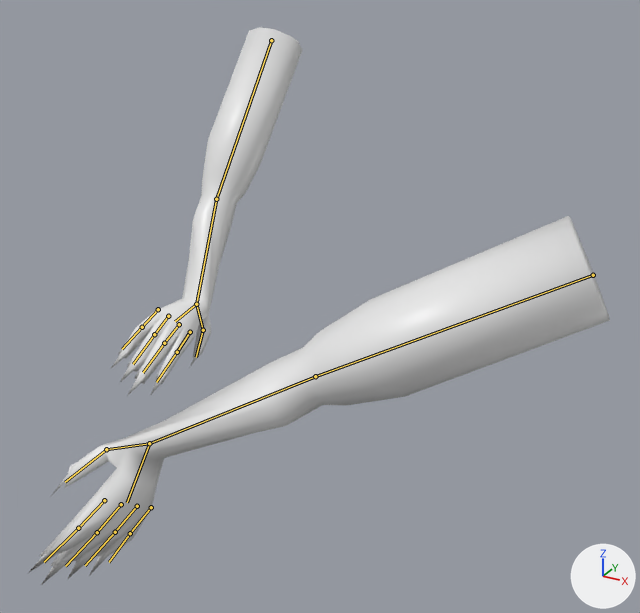
The Blender file Game/Assets/Models/wolfhands.blend: old version first, new version second.
Before and after are seen from a 50 mm camera at (10.06, -18.57, 3.08) aimed at (1.0, -2.11, -5.15). Lighting does not change. The marker at lower right points along +X, +Y and +Z. Both versions are drawn at frame 49 of the action 'ArmatureAction'; the numbers are the values there. The bones that bend it are drawn over the model as lines.
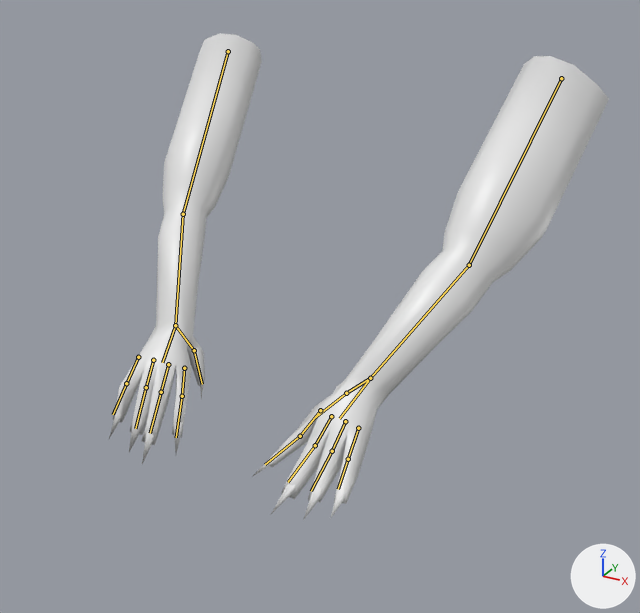
Location of each change, [x1, y1, x2, y2] in pixels of the pictures (640 x 613 px):
'Cube', posed (14% narrower, 13% shorter): before [27, 27, 610, 585]; after [109, 33, 609, 520]
bone 'upper_arm_l', root to tip: before (593, 275) to (315, 376); after (561, 78) to (469, 265)
bone 'wrist_l', root to tip: before (149, 443) to (127, 502); after (370, 378) to (339, 418)
bone 'thumb1_l', root to tip: before (149, 443) to (106, 449); after (370, 378) to (346, 393)
bone 'thumb2_l', root to tip: before (106, 449) to (65, 482); after (346, 393) to (314, 418)
bone 'finger_1_1_l', root to tip: before (104, 500) to (78, 528); after (320, 410) to (300, 436)
bone 'finger_1_2_l', root to tip: before (78, 528) to (44, 562); after (300, 436) to (265, 464)
bone 'finger_2_1_l', root to tip: before (121, 504) to (97, 532); after (331, 416) to (315, 445)
bone 'finger_2_2_l', root to tip: before (97, 532) to (65, 566); after (315, 445) to (288, 482)
bone 'finger_3_1_l', root to tip: before (137, 506) to (115, 532); after (345, 421) to (332, 451)
bone 'finger_3_2_l', root to tip: before (115, 532) to (85, 565); after (332, 451) to (311, 491)
bone 'finger_4_1_l', root to tip: before (151, 507) to (130, 533); after (358, 428) to (348, 459)
bone 'finger4_2_l', root to tip: before (130, 533) to (109, 562); after (348, 459) to (338, 489)
bone 'upper_arm_r', root to tip: before (271, 40) to (216, 199); after (228, 51) to (183, 214)
bone 'wrist_r', root to tip: before (196, 304) to (175, 321); after (175, 325) to (162, 362)
bone 'thumb1_r', root to tip: before (196, 304) to (203, 330); after (175, 325) to (194, 350)
bone 'thumb2_r', root to tip: before (203, 330) to (196, 357); after (194, 350) to (202, 384)
bone 'finger_1_1_r', root to tip: before (190, 332) to (177, 352); after (184, 368) to (182, 396)
bone 'finger_2_1_r', root to tip: before (179, 324) to (164, 343); after (168, 364) to (161, 392)
bone 'finger_3_1_r', root to tip: before (168, 316) to (154, 334); after (153, 360) to (146, 387)
bone 'finger_4_1_r', root to tip: before (158, 309) to (142, 327); after (138, 357) to (126, 383)

Patch to the scene script:
```diff
--- a/Game/Assets/Models/wolfhands.blend.py
+++ b/Game/Assets/Models/wolfhands.blend.py
@@ bone_upper_arm_l @@
 bone_upper_arm_l = bpy.data.objects['Armature'].pose.bones['upper_arm_l']
-bone_upper_arm_l.location = (2.75, 8.54, 1.84)
-bone_upper_arm_l.rotation_quaternion = (0.673, 0.523, -0.428, 0.301)  # degrees (79, -63, -5)
+bone_upper_arm_l.location = (0.0, 0.78, 0.39)
+bone_upper_arm_l.rotation_quaternion = (0.803, 0.271, 0.471, 0.244)  # degrees (58, 39, 56)
@@ bone_wrist_l @@
 bone_wrist_l = bpy.data.objects['Armature'].pose.bones['wrist_l']  # child of 'lower_arm_l'
-bone_wrist_l.location = (0.02, -0.01, -0.01)
-bone_wrist_l.rotation_quaternion = (0.846, -0.024, 0.363, -0.333)  # degrees (-22, 39, -51)
+bone_wrist_l.location = (0.0, 0.0, 0.0)
+bone_wrist_l.rotation_quaternion = (0.891, 0.051, 0.253, 0.004)  # degrees (7, 32, 3)
@@ bone_thumb1_l @@
 bone_thumb1_l = bpy.data.objects['Armature'].pose.bones['thumb1_l']  # child of 'wrist_l'
-bone_thumb1_l.rotation_quaternion = (0.996, 0.008, -0.043, -0.012)  # degrees (1, -5, -1)
+bone_thumb1_l.rotation_quaternion = (0.981, 0.036, -0.182, -0.05)  # degrees (5, -21, -7)
@@ bone_thumb2_l @@
 bone_thumb2_l = bpy.data.objects['Armature'].pose.bones['thumb2_l']  # child of 'thumb1_l'
-bone_thumb2_l.rotation_quaternion = (0.996, -0.041, -0.004, -0.007)  # degrees (-5, -1, -1)
+bone_thumb2_l.rotation_quaternion = (0.984, -0.173, -0.018, -0.03)  # degrees (-20, -3, -3)
@@ bone_finger_1_1_l @@
 bone_finger_1_1_l = bpy.data.objects['Armature'].pose.bones['finger_1_1_l']  # child of 'wrist_l'
-bone_finger_1_1_l.rotation_quaternion = (0.994, -0.023, 0.045, -0.016)  # degrees (-3, 5, -2)
+bone_finger_1_1_l.rotation_quaternion = (0.974, -0.097, 0.192, -0.069)  # degrees (-13, 21, -11)
@@ bone_finger_1_2_l @@
 bone_finger_1_2_l = bpy.data.objects['Armature'].pose.bones['finger_1_2_l']  # child of 'finger_1_1_l'
-bone_finger_1_2_l.rotation_quaternion = (0.992, 0.003, 0.015, -0.06)  # degrees (0, 2, -7)
+bone_finger_1_2_l.rotation_quaternion = (0.964, 0.014, 0.063, -0.258)  # degrees (0, 7, -30)
@@ bone_finger_2_1_l @@
 bone_finger_2_1_l = bpy.data.objects['Armature'].pose.bones['finger_2_1_l']  # child of 'wrist_l'
-bone_finger_2_1_l.rotation_quaternion = (0.999, 0.002, 0.007, -0.023)  # degrees (0, 1, -3)
+bone_finger_2_1_l.rotation_quaternion = (0.994, 0.008, 0.031, -0.1)  # degrees (1, 4, -11)
@@ bone_finger_2_2_l @@
 bone_finger_2_2_l = bpy.data.objects['Armature'].pose.bones['finger_2_2_l']  # child of 'finger_2_1_l'
-bone_finger_2_2_l.rotation_quaternion = (0.991, 0.009, 0.014, -0.061)  # degrees (1, 2, -7)
+bone_finger_2_2_l.rotation_quaternion = (0.963, 0.037, 0.059, -0.259)  # degrees (2, 8, -30)
@@ bone_finger_3_1_l @@
 bone_finger_3_1_l = bpy.data.objects['Armature'].pose.bones['finger_3_1_l']  # child of 'wrist_l'
-bone_finger_3_1_l.rotation_quaternion = (0.998, 0.015, -0.011, -0.028)  # degrees (2, -1, -3)
+bone_finger_3_1_l.rotation_quaternion = (0.99, 0.065, -0.045, -0.121)  # degrees (8, -4, -14)
@@ bone_finger_3_2_l @@
 bone_finger_3_2_l = bpy.data.objects['Armature'].pose.bones['finger_3_2_l']  # child of 'finger_3_1_l'
-bone_finger_3_2_l.rotation_quaternion = (0.992, 0.008, 0.013, -0.058)  # degrees (1, 2, -7)
+bone_finger_3_2_l.rotation_quaternion = (0.967, 0.035, 0.056, -0.247)  # degrees (2, 7, -28)
@@ bone_finger_4_1_l @@
 bone_finger_4_1_l = bpy.data.objects['Armature'].pose.bones['finger_4_1_l']  # child of 'wrist_l'
-bone_finger_4_1_l.rotation_quaternion = (0.995, 0.027, -0.026, -0.032)  # degrees (3, -3, -4)
+bone_finger_4_1_l.rotation_quaternion = (0.978, 0.117, -0.109, -0.137)  # degrees (15, -10, -17)
@@ bone_finger4_2_l @@
 bone_finger4_2_l = bpy.data.objects['Armature'].pose.bones['finger4_2_l']  # child of 'finger_4_1_l'
-bone_finger4_2_l.rotation_quaternion = (0.985, 0.012, 0.012, -0.082)  # degrees (1, 1, -10)
+bone_finger4_2_l.rotation_quaternion = (0.934, 0.05, 0.051, -0.35)  # degrees (3, 7, -41)
@@ bone_upper_arm_r @@
 bone_upper_arm_r = bpy.data.objects['Armature'].pose.bones['upper_arm_r']
-bone_upper_arm_r.location = (0.0, -1.58, 0.45)
-bone_upper_arm_r.rotation_quaternion = (0.8, 0.401, -0.398, -0.177)  # degrees (66, -30, -45)
+bone_upper_arm_r.location = (0.0, 0.78, 0.39)
+bone_upper_arm_r.rotation_quaternion = (0.818, 0.286, -0.434, -0.245)  # degrees (56, -35, -52)
@@ bone_wrist_r @@
 bone_wrist_r = bpy.data.objects['Armature'].pose.bones['wrist_r']  # child of 'lower_arm_r'
-bone_wrist_r.location = (0.02, 0.01, 0.01)
-bone_wrist_r.rotation_quaternion = (0.797, -0.008, -0.493, 0.291)  # degrees (-32, -54, 57)
+bone_wrist_r.location = (0.0, 0.0, 0.0)
+bone_wrist_r.rotation_quaternion = (0.863, 0.038, -0.401, 0.03)  # degrees (4, -50, 2)
@@ bone_thumb1_r @@
 bone_thumb1_r = bpy.data.objects['Armature'].pose.bones['thumb1_r']  # child of 'wrist_r'
-bone_thumb1_r.rotation_quaternion = (0.988, 0.01, 0.059, 0.049)  # degrees (1, 7, 6)
+bone_thumb1_r.rotation_quaternion = (0.964, 0.03, 0.179, 0.147)  # degrees (7, 20, 19)
@@ bone_thumb2_r @@
 bone_thumb2_r = bpy.data.objects['Armature'].pose.bones['thumb2_r']  # child of 'thumb1_r'
-bone_thumb2_r.rotation_quaternion = (0.967, -0.039, -0.118, 0.021)  # degrees (-5, -14, 3)
+bone_thumb2_r.rotation_quaternion = (0.9, -0.117, -0.356, 0.063)  # degrees (-21, -41, 16)
@@ bone_finger_1_1_r @@
 bone_finger_1_1_r = bpy.data.objects['Armature'].pose.bones['finger_1_1_r']  # child of 'wrist_r'
-bone_finger_1_1_r.rotation_quaternion = (0.995, -0.021, -0.032, 0.038)  # degrees (-3, -4, 4)
+bone_finger_1_1_r.rotation_quaternion = (0.976, -0.051, -0.11, 0.147)  # degrees (-8, -12, 18)
@@ bone_finger_2_1_r @@
 bone_finger_2_1_r = bpy.data.objects['Armature'].pose.bones['finger_2_1_r']  # child of 'wrist_r'
-bone_finger_2_1_r.rotation_quaternion = (0.998, 0.005, -0.006, 0.036)  # degrees (1, -1, 4)
+bone_finger_2_1_r.rotation_quaternion = (0.987, 0.018, -0.021, 0.14)  # degrees (2, -3, 16)
@@ bone_finger_3_1_r @@
 bone_finger_3_1_r = bpy.data.objects['Armature'].pose.bones['finger_3_1_r']  # child of 'wrist_r'
-bone_finger_3_1_r.rotation_quaternion = (1.0, 0.01, 0.008, 0.012)  # degrees (1, 1, 1)
+bone_finger_3_1_r.rotation_quaternion = (0.996, 0.03, 0.02, 0.068)  # degrees (4, 2, 8)
@@ bone_finger_4_1_r @@
 bone_finger_4_1_r = bpy.data.objects['Armature'].pose.bones['finger_4_1_r']  # child of 'wrist_r'
-bone_finger_4_1_r.rotation_quaternion = (0.994, 0.048, 0.048, 0.005)  # degrees (6, 6, 1)
+bone_finger_4_1_r.rotation_quaternion = (0.973, 0.117, 0.156, 0.057)  # degrees (15, 17, 9)
```
